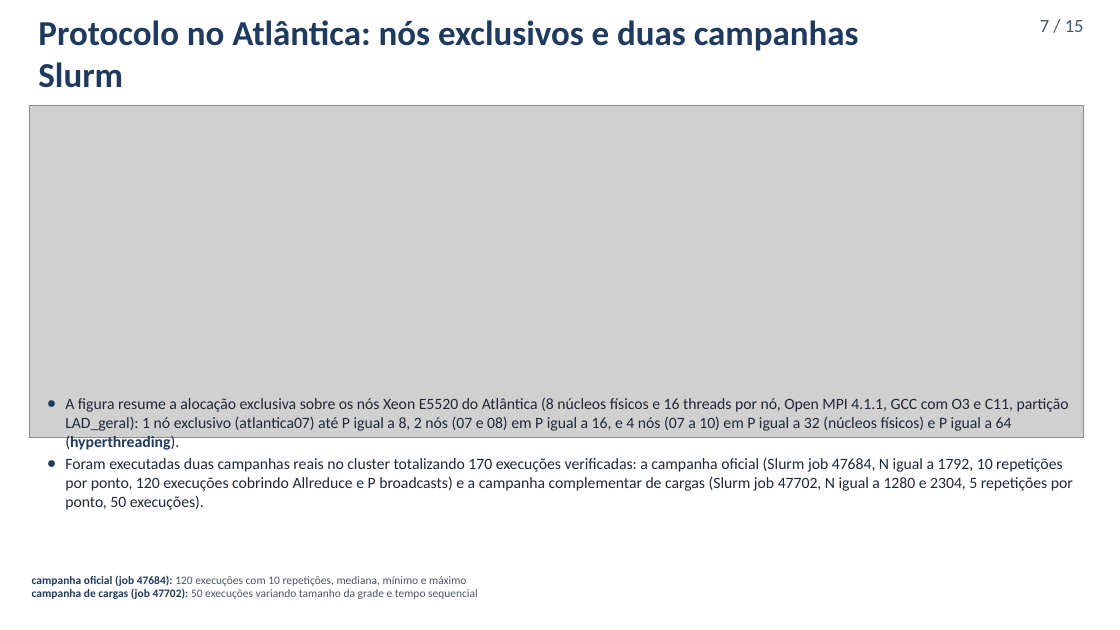
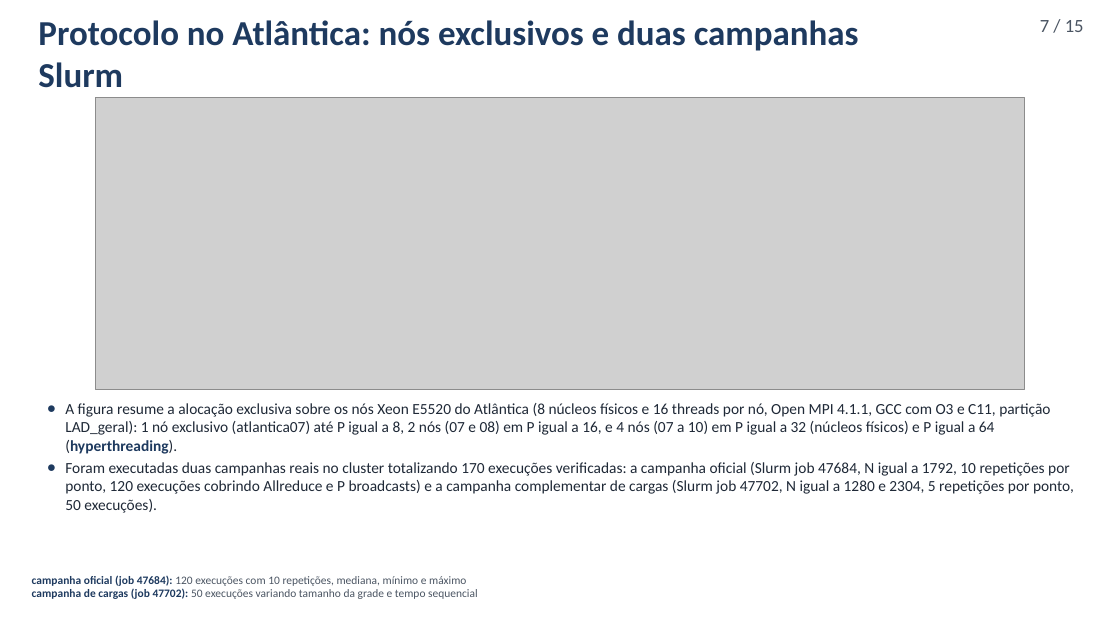
Before and after one commit to bengo501/Trabalho4-Computacao-Paralela, a slide deck: slide 7 of apresentacao/apresentacao.pptx. Drawn at 1120x630 pixels with LibreOffice and Linux fonts; fonts in the diff are those of the drawing; grey boxes stand for pictures. Boxes give left, top, right and bottom in pixels: in the first picture for what was removed or moved away, otherwise in the second. Text is boxed around its words. In the diff, an @@ line names an element or a change of style, - is before the commit and + after.

```diff
--- a/apresentacao/apresentacao.pptx
+++ b/apresentacao/apresentacao.pptx
@@ picture: place and size @@
-picture at (29,106,1084,438)
+picture at (96,97,1025,390)
@@ text "A figura resume a alocação ..." at (65,403,1074,513): size 13.5 to 13.2 pt @@
```
Also in this commit, not shown: 5 other slides changed.
